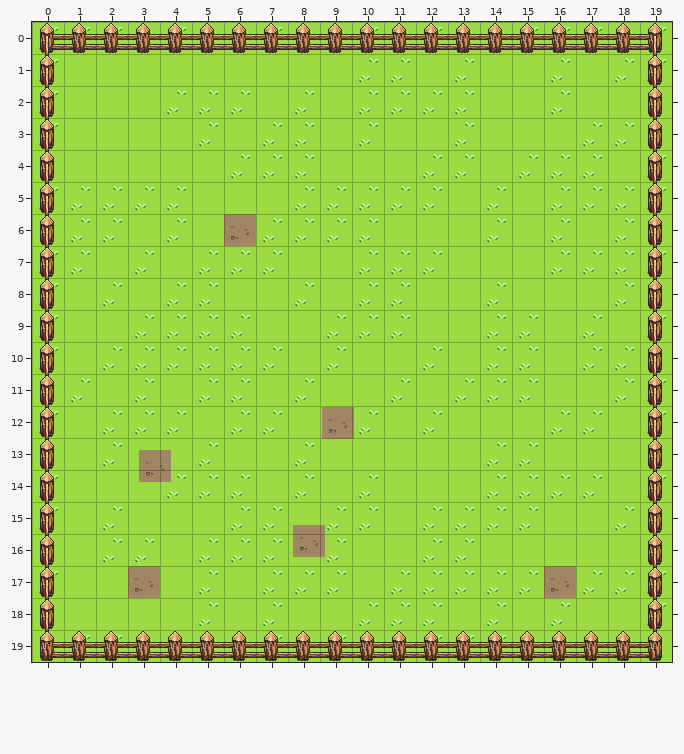
Tiled map: assets/map/tmx/test.tmx. Above: the version before the commit.
Cells are 32x32 px. Shown: x 0..19, y 0..19.
The same view after the edit:
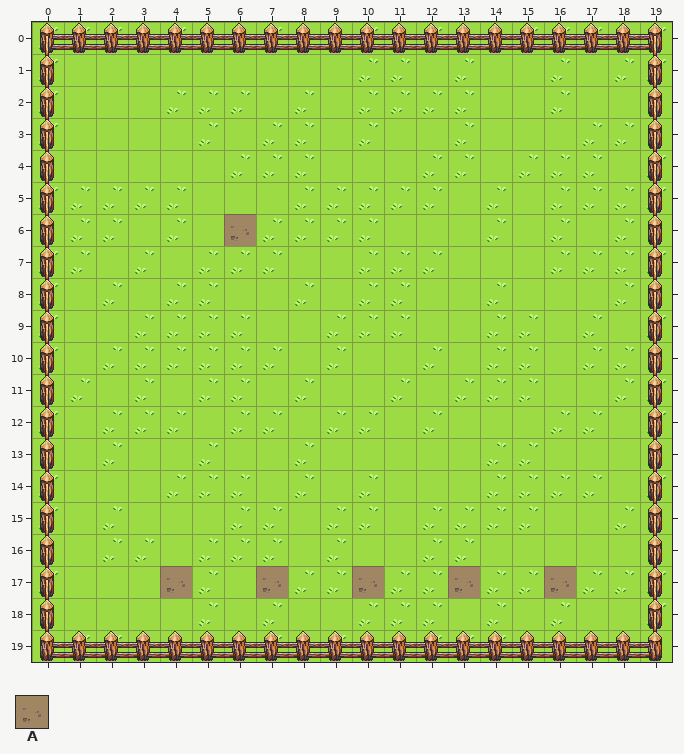
Key: from "terrain_tiles_v2": A 15.
Objects are placed by their top-left corner, in cells (3,4 is the top-left corner of cell 3,4); size is 1x1 cell unless given.
Changes in this commit:
Layer "entities":
added: A "chest2" at 13,17
added: A "chest3" at 10,17
added: A "chest4" at 7,17
added: A "chest5" at 4,17
removed: A "enemy_slime" at 9.1,12
removed: A "enemy_slime" at 3.3,13.4
removed: A "enemy_slime" at 8.2,15.7
removed: A "enemy_slime" at 3,17
Pixel boxes of the changes (left, top, right, bottom) in both pictures:
removed: (322, 407, 354, 439)
removed: (139, 450, 171, 482)
removed: (293, 525, 325, 557)
changed: (128, 566, 192, 598)
added: (256, 566, 288, 598)
added: (352, 566, 384, 598)
added: (448, 566, 480, 598)
